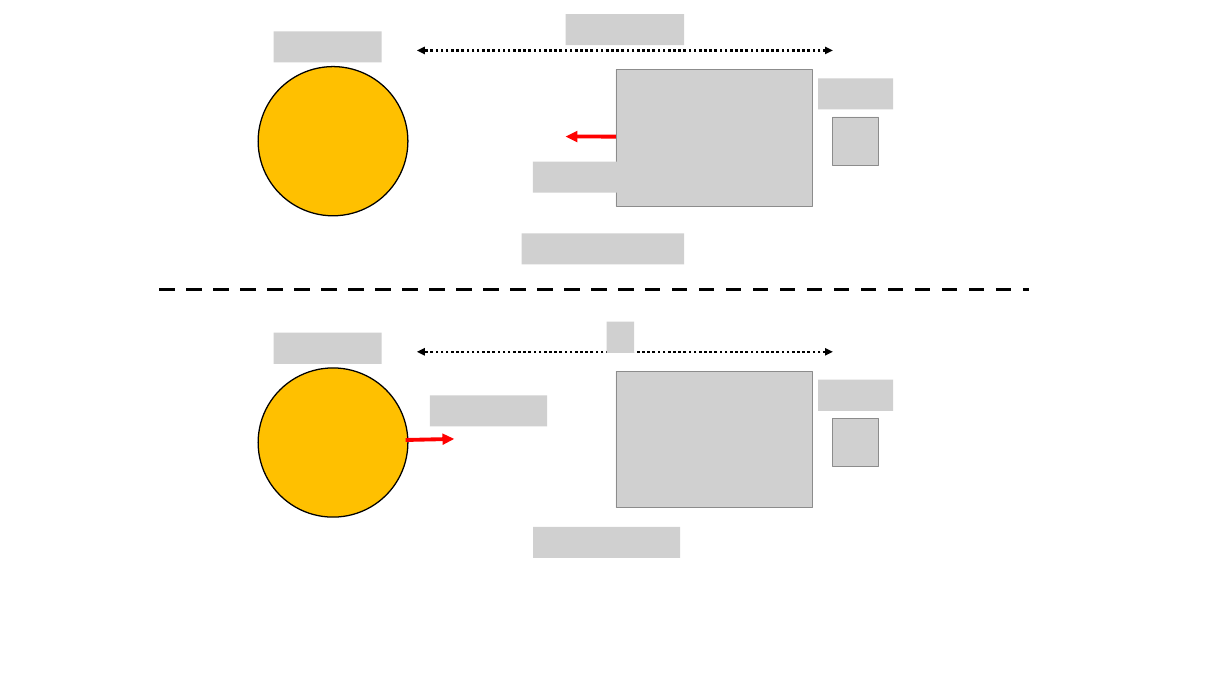
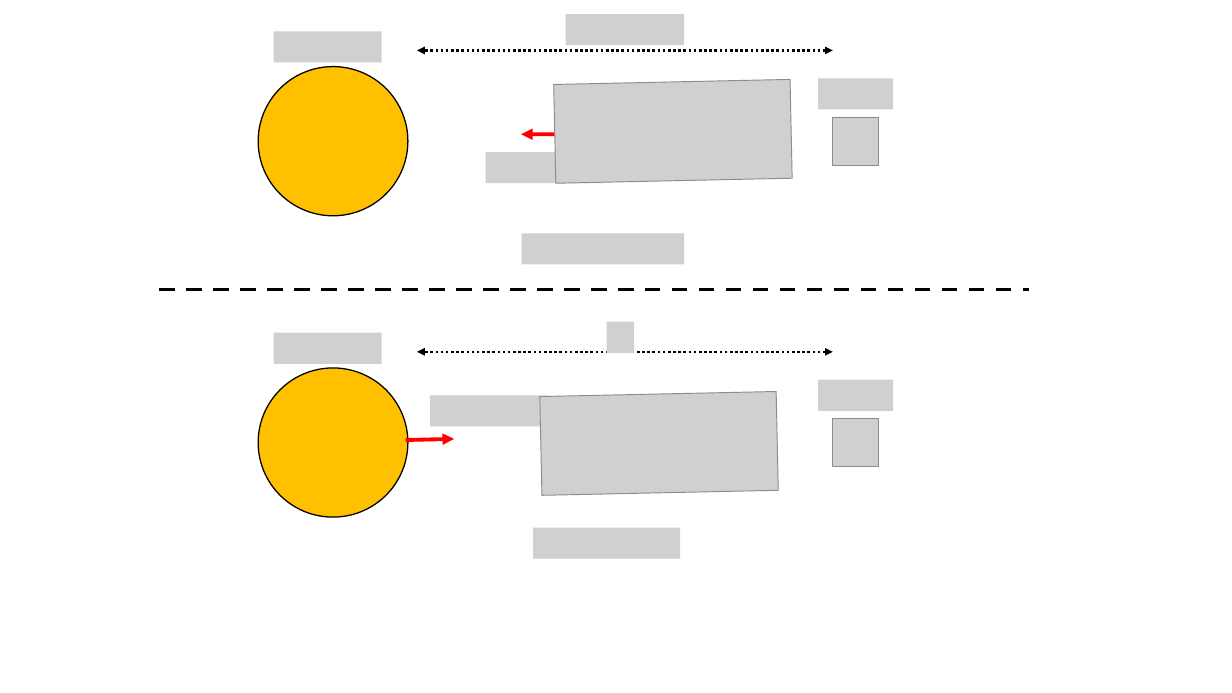
Before and after one commit to OSTP/PhysicsArtofModelling, a slide deck: slide 11 of tex/figures/SpecialRelativity/Figures.pptx. Drawn at 1232x693 pixels with LibreOffice and Linux fonts; fonts in the diff are those of the drawing; grey boxes stand for pictures. Boxes give left, top, right and bottom in pixels: in the first picture for what was removed or moved away, otherwise in the second. Text is boxed around its words. In the diff, an @@ line names an element or a change of style, - is before the commit and + after.

```diff
--- a/tex/figures/SpecialRelativity/Figures.pptx
+++ b/tex/figures/SpecialRelativity/Figures.pptx
@@ picture at box(554, 79, 793, 183): rotation 270 to 268 degrees @@
@@ arrow moved from (616, 137) - (566, 137) to (571, 134) - (521, 134) @@
@@ picture: place and size @@
-picture at box(533, 162, 651, 193)
+picture at box(486, 152, 604, 184)
@@ picture removed at box(616, 371, 813, 508) @@
@@ picture added at box(540, 392, 779, 496) @@
```
Also in this commit, not shown: 1 other slide changed, 31 other files.
